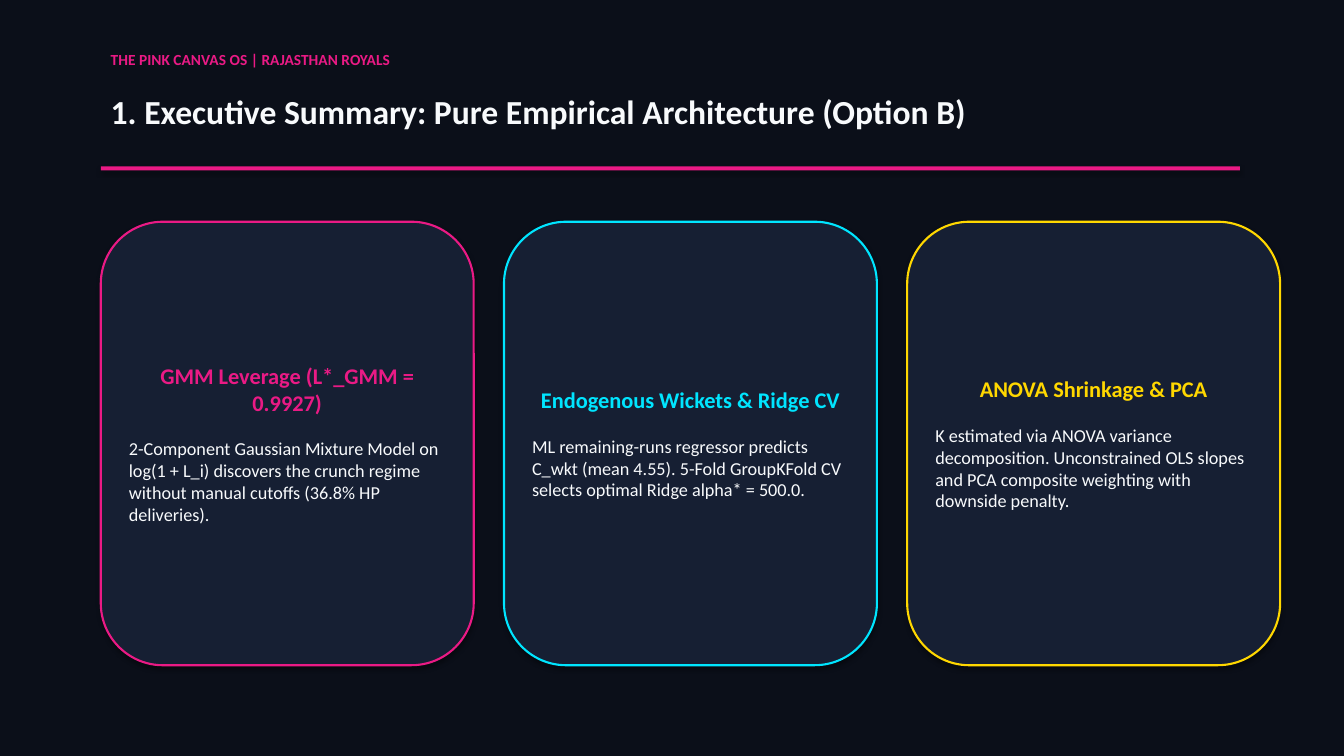
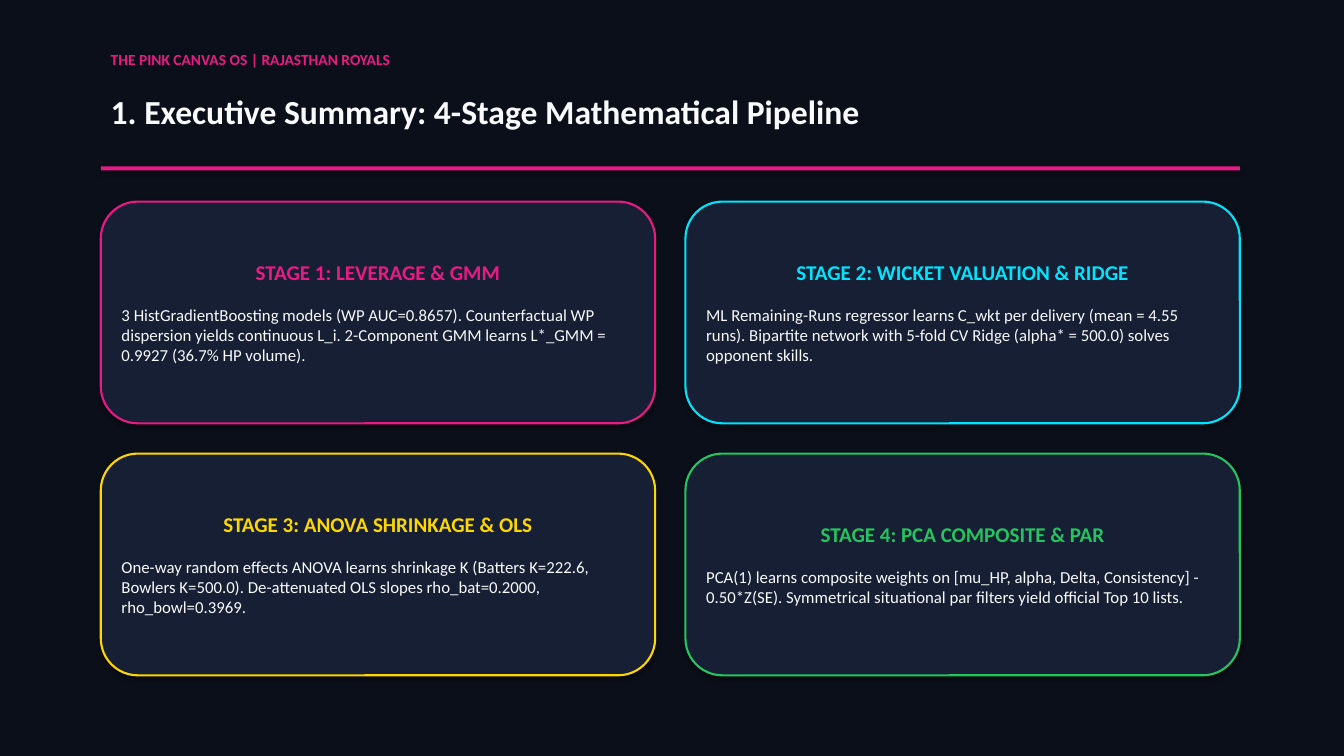
Before and after one commit to passionate-coder26/SupeRR-selector, a slide deck: slide 2 of assets/SupeRR_Selector_S2_Methodology_Report.pptx. Drawn at 1344x756 pixels with LibreOffice and Linux fonts; fonts in the diff are those of the drawing. Boxes give left, top, right and bottom in pixels: in the first picture for what was removed or moved away, otherwise in the second. Text is boxed around its words. In the diff, an @@ line names an element or a change of style, - is before the commit and + after.

Commit message:
Complete competition readiness remediation: real sensitivity analysis, temporal validation, app overhaul, and 100% locked Option B rankings

```diff
--- a/assets/SupeRR_Selector_S2_Methodology_Report.pptx
+++ b/assets/SupeRR_Selector_S2_Methodology_Report.pptx
@@ text at (111,100,859,130): text changed @@
-1. Executive Summary: Pure Empirical Architecture (Option B)
+1. Executive Summary: 4-Stage Mathematical Pipeline
@@ rounded rectangle "STAGE 1: LEVERAGE & GMM": place and size @@
-rounded rectangle "STAGE 1: LEVERAGE & GMM" at (101,222,474,665)
+rounded rectangle "STAGE 1: LEVERAGE & GMM" at (101,202,655,423)
@@ rounded rectangle "STAGE 2: WICKET VALUATION & ...": place and size @@
-rounded rectangle "STAGE 2: WICKET VALUATION & ..." at (504,222,877,665)
+rounded rectangle "STAGE 2: WICKET VALUATION & ..." at (686,202,1240,423)
@@ text in rounded rectangle at (121,266,595,363): text changed; size 13 to 12 pt @@
-GMM Leverage (L*_GMM = 0.9927)
-2-Component Gaussian Mixture Model on log(1 + L_i) discovers the crunch regime without manual cutoffs (36.8% HP deliveries).
+STAGE 1: LEVERAGE & GMM
+3 HistGradientBoosting models (WP AUC=0.8657). Counterfactual WP dispersion yields continuous L_i. 2-Component GMM learns L*_GMM = 0.9927 (36.7% HP volume).
@@ text in rounded rectangle at (706,266,1178,364): text changed; size 13 to 12 pt @@
-Endogenous Wickets & Ridge CV
-ML remaining-runs regressor predicts C_wkt (mean 4.55). 5-Fold GroupKFold CV selects optimal Ridge alpha* = 500.0.
+STAGE 2: WICKET VALUATION & RIDGE
+ML Remaining-Runs regressor learns C_wkt per delivery (mean = 4.55 runs). Bipartite network with 5-fold CV Ridge (alpha* = 500.0) solves opponent skills.
@@ rounded rectangle "STAGE 3: ANOVA SHRINKAGE & ...": place and size @@
-rounded rectangle "STAGE 3: ANOVA SHRINKAGE & ..." at (907,222,1280,665)
+rounded rectangle "STAGE 3: ANOVA SHRINKAGE & ..." at (101,454,655,676)
@@ rounded rectangle added at (686,454,1240,676), fill #161F33, outline #22C55E 1.5 pt, 12 pt, text #F8FAFC @@
+STAGE 4: PCA COMPOSITE & PAR
+PCA(1) learns composite weights on [mu_HP, alpha, Delta, Consistency] - 0.50*Z(SE). Symmetrical situational par filters yield official Top 10 lists.
@@ text in rounded rectangle at (121,518,588,616): text changed; size 13 to 12 pt @@
-ANOVA Shrinkage & PCA
-K estimated via ANOVA variance decomposition. Unconstrained OLS slopes and PCA composite weighting with downside penalty.
+STAGE 3: ANOVA SHRINKAGE & OLS
+One-way random effects ANOVA learns shrinkage K (Batters K=222.6, Bowlers K=500.0). De-attenuated OLS slopes rho_bat=0.2000, rho_bowl=0.3969.
```
Also in this commit, not shown: 6 other slides changed, 2 slides added, 2 slides removed, 7 other files.
